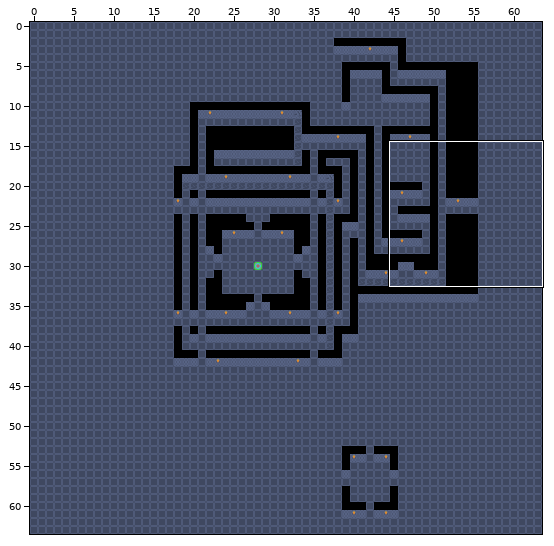
Two states of a Tiled map, Assets/Tiled2Unity/Levels/DevelopmentDungeon.tmx. The first picture is a wide view before the edit; the outline marks the close-up.
Close-up. Before the commit:
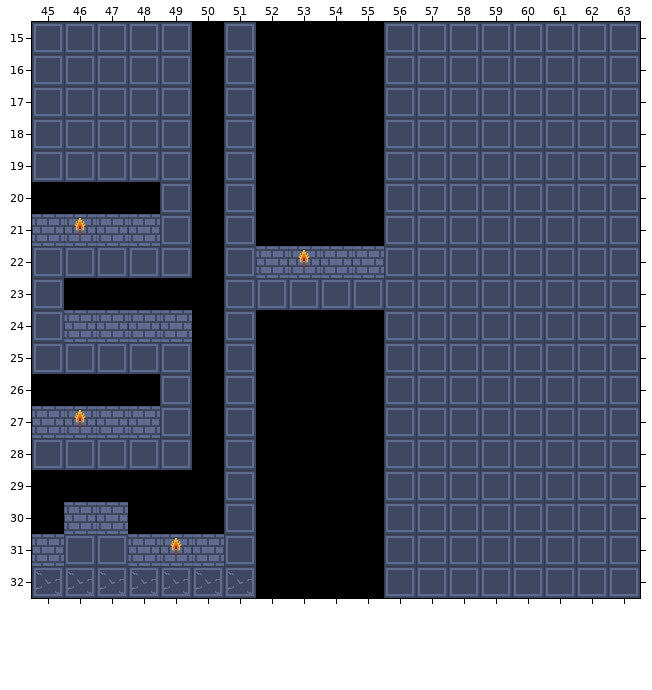
Cells are 32x32 px. Shown: x 45..63, y 15..32. The commit also changed other parts of the map, which this record leaves out.
Now the later version:
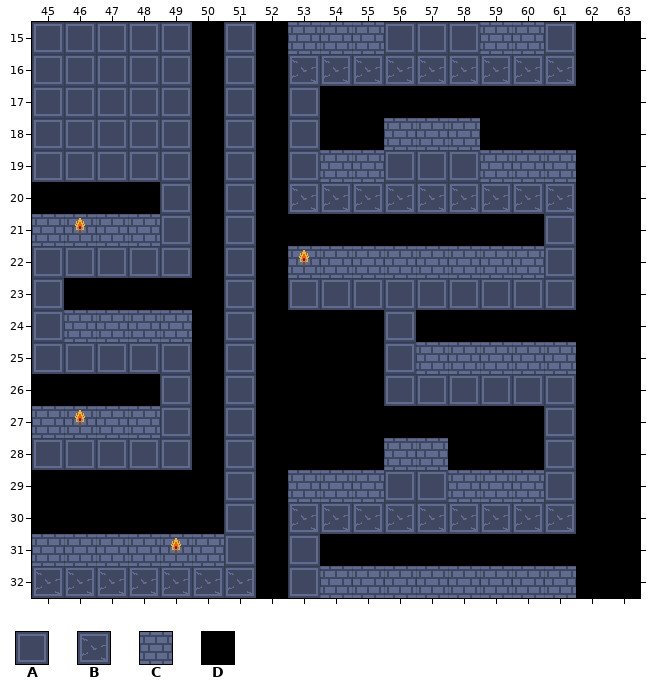
Key: from "DungeonTileSet": A 0, B 1, C 2, D 4.
_ is an empty cell.
The edit:
Layer "Ground":
Tile B now appears in row 16 at x 53 to 55; in row 20 at x 53 to 55; in row 30 at x 53 to 55.
The author changed tile A to tile B in row 16 at x 56 to 61; in row 20 at x 56 to 61; in row 30 at x 56 to 61.
Layer "Walls":
The author changed tile D to tile C in row 15 at x 53 to 55; in row 19 at x 54 to 55; in row 29 at x 53 to 55; in row 32 at x 54 to 55.
Tile C now appears in row 15 at x 59 to 60; in row 18 at x 56 to 58; in row 19 at x 59 to 61; in row 22 at x 56 to 60; in row 25 at x 57 to 61; in row 28 at x 56 to 57.
Tile C now appears in row 29 at x 58 to 60; in row 31 at x 46 to 47; in row 32 at x 56 to 61.
The author changed tile C to tile D in row 22 at x 52; in row 30 at x 46 to 47.
Tile D now appears in row 15 at x 62 to 63; in row 16 at x 63; in row 17 at x 56 to 63; in row 18 at x 59 to 63; in row 19 at x 62 to 63; in row 20 at x 63.
Tile D now appears in row 21 at x 56 to 60 and 62 to 63; in row 22 at x 62 to 63; in row 23 at x 52 and 62 to 63; in row 24 at x 57 to 63; in rows 25 to 26 at x 62 to 63; in row 27 at x 56 to 60 and 62 to 63.
Tile D now appears in row 28 at x 58 to 60 and 62 to 63; in row 29 at x 62 to 63; in row 30 at x 63; in row 31 at x 56 to 63; in row 32 at x 62 to 63.
The author cleared tile D in row 16 at x 53 to 55; in rows 17 to 19 at x 53; in row 20 at x 53 to 55; in row 30 at x 53 to 55; in rows 31 to 32 at x 53.
Layer "EnemySpots":
Tile D now appears in row 16 at x 62; in row 20 at x 62; in row 30 at x 62.
Boxes around the changes in both close-ups, in picture pixels (x1, y1, x2, y2):
changed: (288, 22, 640, 598)
changed: (256, 246, 288, 310)
changed: (64, 502, 128, 566)
